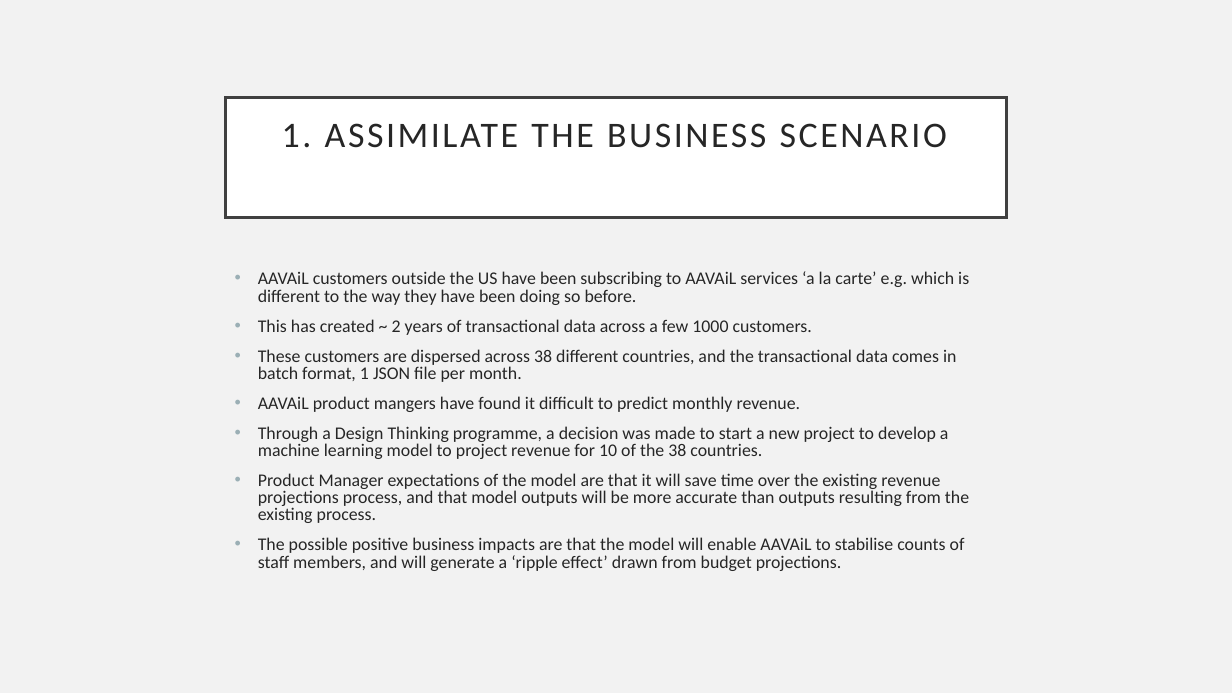
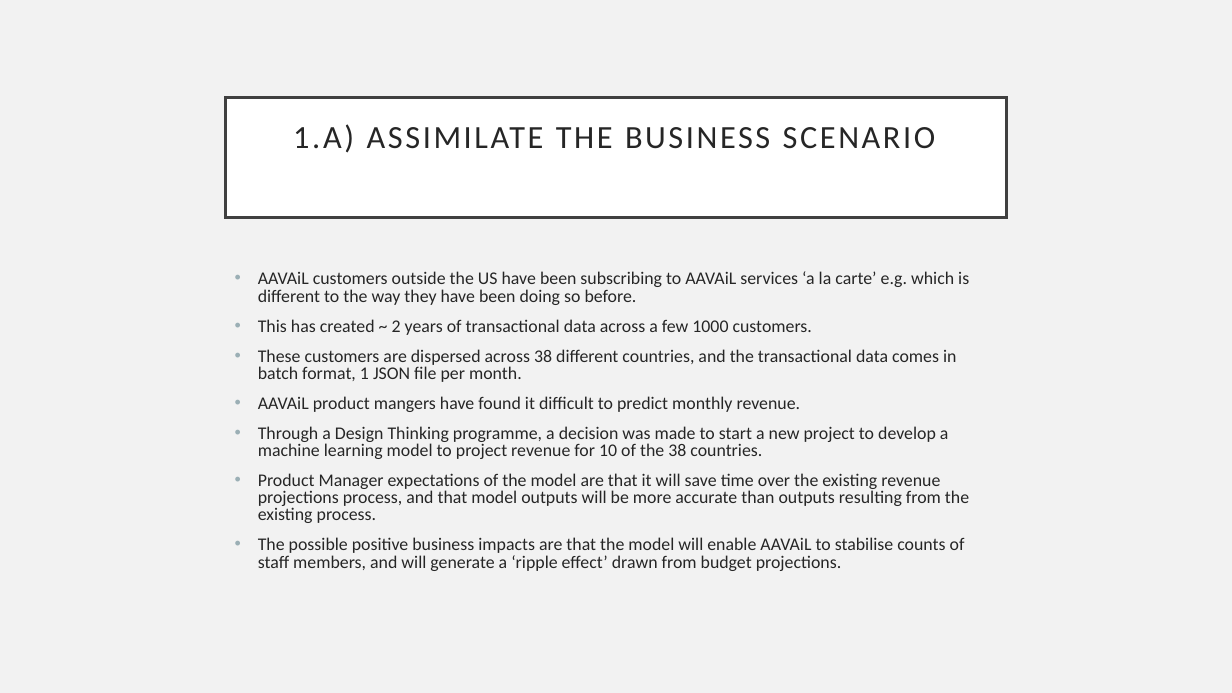
Before and after one commit to richardcure/capstone, a slide deck: slide 3 of Part 1 Data Investigation/AAVAiL Revenue Prediction - Data Investigation Summary.pptx. Drawn at 1232x693 pixels with LibreOffice and Linux fonts; fonts in the diff are those of the drawing. Boxes give left, top, right and bottom in pixels: in the first picture for what was removed or moved away, otherwise in the second. Text is boxed around its words. In the diff, an @@ line names an element or a change of style, - is before the commit and + after.

```diff
--- a/Part 1 Data Investigation/AAVAiL Revenue Prediction - Data Investigation Summary.pptx
+++ b/Part 1 Data Investigation/AAVAiL Revenue Prediction - Data Investigation Summary.pptx
@@ title at [293,124,935,153]: text changed; size 28 to 25.2 pt @@
-1. ASSIMILATE THE BUSINESS SCENARIO
+1.A) ASSIMILATE THE BUSINESS SCENARIO
```
Also in this commit, not shown: 9 other slides changed, 6 slides added, 1 slide removed, 1 other file.
